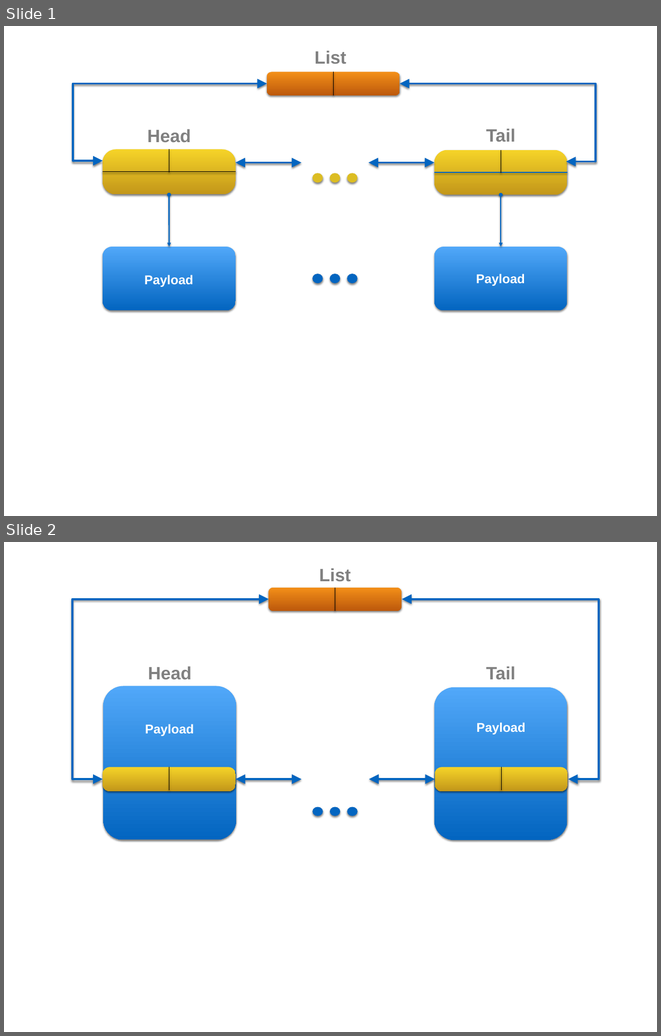
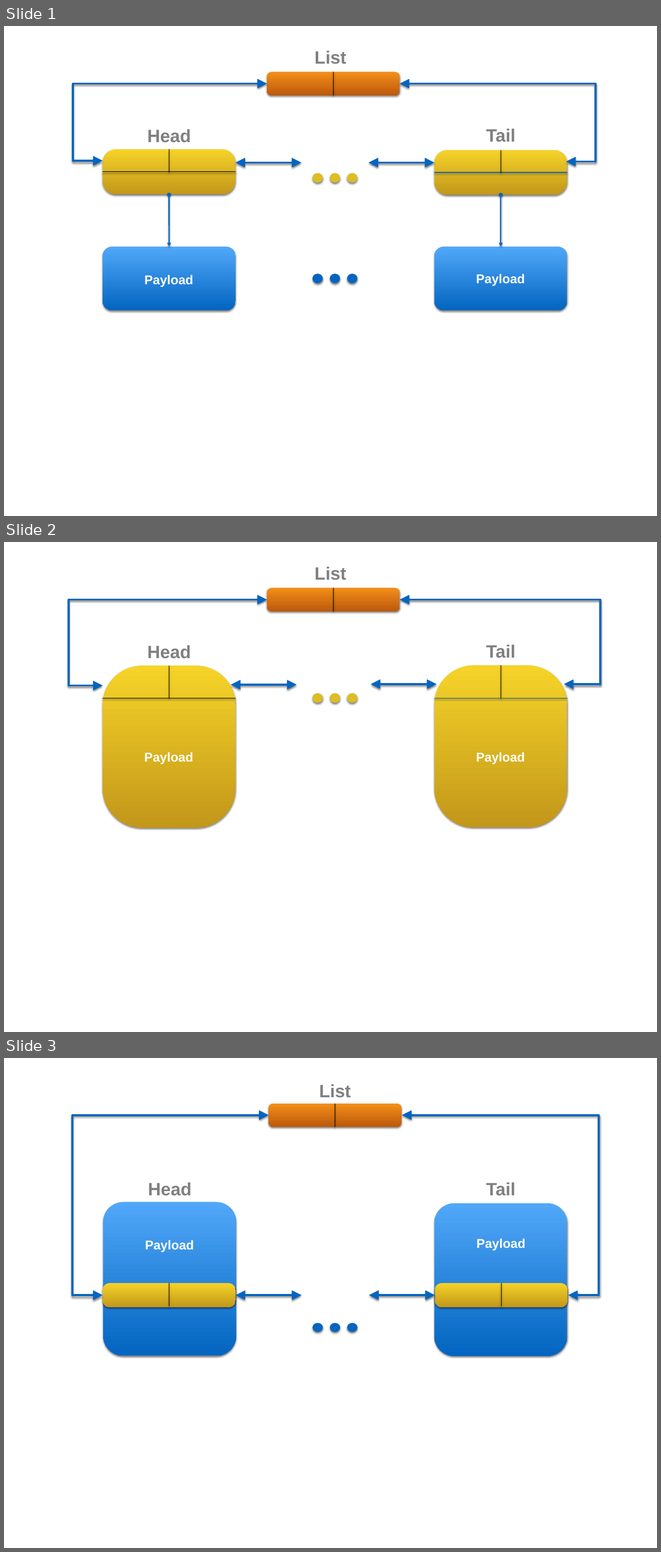
Before and after one commit to micro-os-plus/utils-lists-xpack, a slide deck: website/assets/pptx/lists.pptx. Shown one above the other, each under a label of ours: slides 1 and 2 before the commit, slides 1, 2 and 3 after it. The pictures are 661x1036 and 661x1552 pixels, drawn with LibreOffice and Linux fonts; fonts in the diff are those of the drawing. Boxes give left, top, right and bottom in pixels: in the first picture for what was removed or moved away, otherwise in the second. Text is boxed around its words. In the diff, an @@ line names an element or a change of style, - is before the commit and + after.

```diff
--- a/website/assets/pptx/lists.pptx
+++ b/website/assets/pptx/lists.pptx
@@ slide 2 added at (x1=4, y1=542, x2=657, y2=1032), background #FFFFFF @@
@@ text added at (x1=315, y1=566, x2=346, y2=580), 28 pt, text #808080, bold @@
+List
@@ rounded rectangle added at (x1=267, y1=588, x2=400, y2=611), fill gradient #F38F18 to #BD590C @@
@@ line added from (333, 588) to (333, 611), #000000 1 pt @@
@@ elbow double arrow added from (267, 599) to (103, 685), #0365C0 3 pt @@
@@ elbow double arrow added from (400, 599) to (564, 684), #0365C0 3 pt @@
@@ text added at (x1=147, y1=645, x2=191, y2=658), 28 pt, text #808080, bold @@
+Head
@@ text added at (x1=486, y1=644, x2=515, y2=658), 28 pt, text #808080, bold @@
+Tail
@@ rounded rectangle added at (x1=103, y1=665, x2=236, y2=828), fill gradient #F5D328 to #C3971A @@
@@ line added from (169, 665) to (169, 698), #000000 1 pt @@
@@ rounded rectangle added at (x1=434, y1=665, x2=567, y2=827), fill gradient #F5D328 to #C3971A @@
@@ line added from (501, 665) to (501, 698), #000000 1 pt @@
@@ double arrow added from (231, 685) to (297, 685), #0365C0 3 pt @@
@@ double arrow added from (371, 684) to (436, 684), #0365C0 3 pt @@
@@ line added from (103, 698) to (236, 698), #000000 1 pt @@
@@ ellipse added at (x1=313, y1=694, x2=322, y2=702), fill #DCBD23, outline #DCBD23 2 pt @@
@@ ellipse added at (x1=330, y1=694, x2=339, y2=702), fill #DCBD23, outline #DCBD23 2 pt @@
@@ ellipse added at (x1=348, y1=694, x2=357, y2=702), fill #DCBD23, outline #DCBD23 2 pt @@
@@ line added from (434, 698) to (567, 698), #0365C0 1 pt @@
@@ text added at (x1=144, y1=752, x2=193, y2=764), 20 pt, text #FFFFFF, bold @@
+Payload
@@ text added at (x1=476, y1=752, x2=525, y2=764), 20 pt, text #FFFFFF, bold @@
+Payload
@@ what was slide 2 is now slide 3 @@
```
Also in this commit, not shown: 3 other files.
